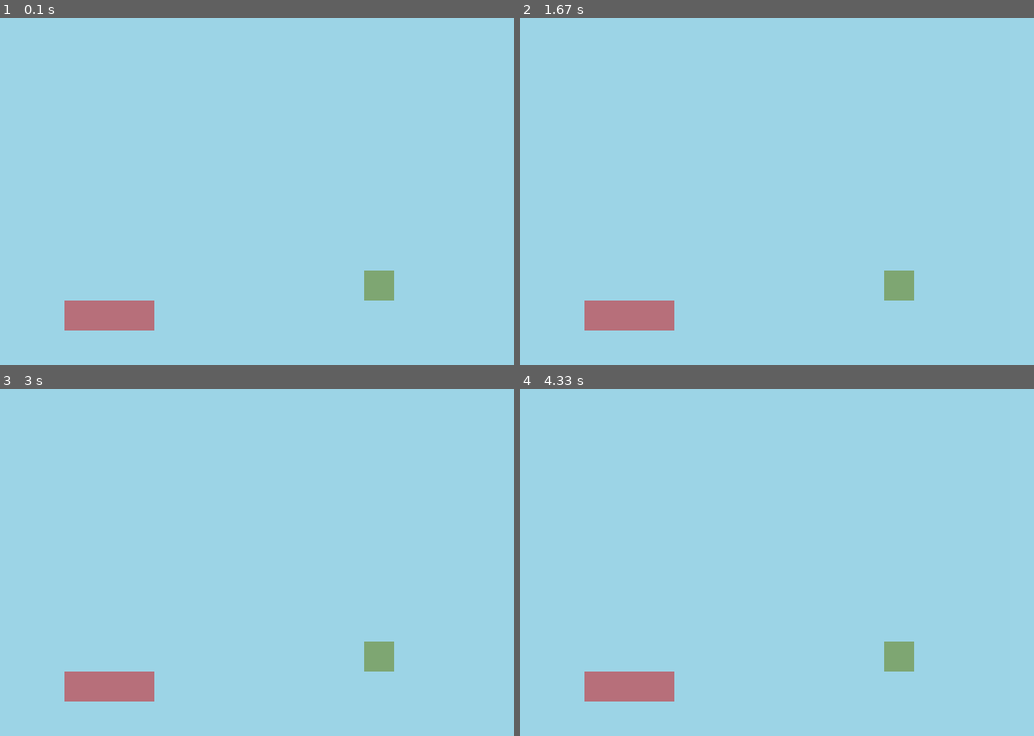
Above: before the commit, frames 1-4 (two rows, left to right).
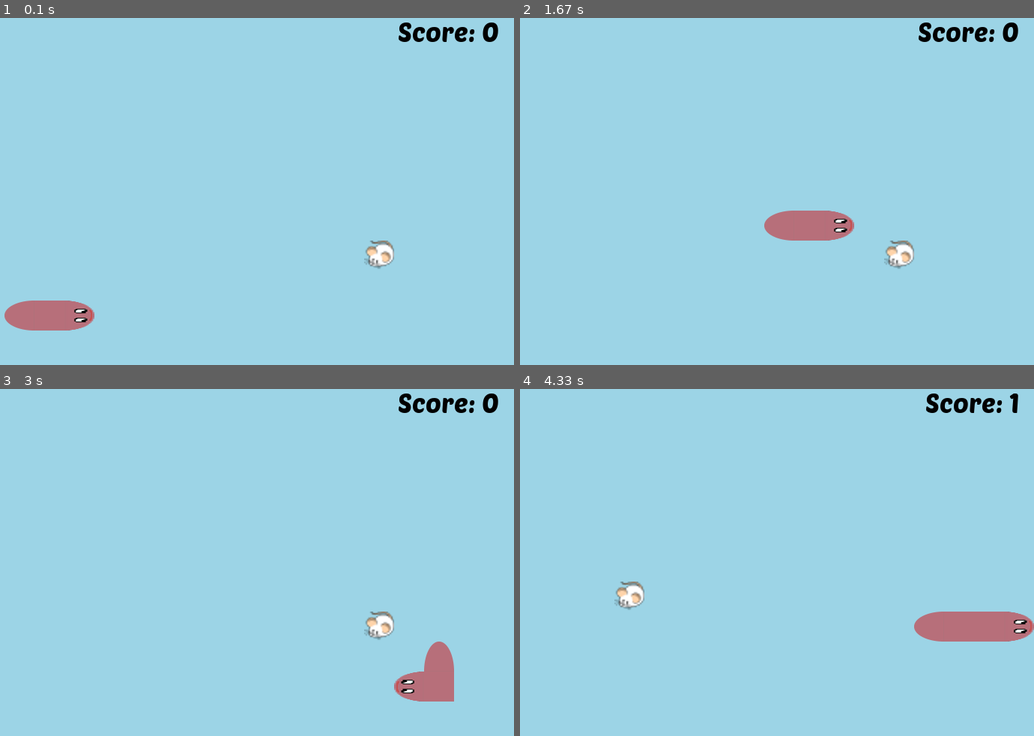
Above: after the commit, the same moments.

Repository: fia42192/pygame
Game: pygame game, started from main.py
Two runs of this game, one before a commit and one after it. Both use one fixed random seed, a clock stepped at 60 frames per second and the inputs below.
Inputs:
- Up to frame 1 (0.1 s): no input
- Up to frame 2 (1.67 s): hold Right 0.33-0.8 s; hold Up 0.83-1.3 s; hold Right from 1.33 s (still down)
- Up to frame 3 (3 s): release Right at 1.8 s; hold Left 1.83-2.37 s; hold Down 2.4-2.7 s; hold Left from 2.73 s (still down)
- Up to frame 4 (4.33 s): release Left at 3.13 s; hold Up 3.17-3.53 s; hold Right 3.57-4.2 s; hold Down from 4.23 s (still down)

The runs differ from the first frame. In frame 1, 3.5% of the frame differs, in the area x 0-97%, y 1-91%; in frame 2, 4.2%; in frame 3, 4.2%; in frame 4, 4.7%, in the area x 12-100%, y 1-91%.

Commit message:
Finální verze

Diff:
--- a/main.py
+++ b/main.py
@@ -8,29 +8,167 @@
 #Had
 class SNAKE:
     def __init__(self):
-        self.body = [Vector2(5, 10), Vector2(6, 10), Vector2(7, 10)]
-
+        self.body = [Vector2(5, 10), Vector2(4, 10), Vector2(3, 10)]
+        self.direction = Vector2(1, 0)
+        self.new_block = False
+        self.score = 0  # Přidání score
+
+        #Směry hlavy hada
+        self.head_up = pg.image.load('head-up.png').convert_alpha()
+        self.head_down = pg.image.load('head-down.png').convert_alpha()
+        self.head_right = pg.image.load('head-right.png').convert_alpha()
+        self.head_left = pg.image.load('head-left.png').convert_alpha()
+
+        #Směry ocasu hada
+        self.tail_up = pg.image.load('tail_down.png').convert_alpha()
+        self.tail_down = pg.image.load('tail_up.png').convert_alpha()
+        self.tail_right = pg.image.load('tail_left.png').convert_alpha()
+        self.tail_left = pg.image.load('tail_right.png').convert_alpha()
+
+    #vykreslení hada
     def draw_snake(self):
-        for body1 in self.body:
-            x_position = int(body1.x * cell_size)
-            y_position = int(body1.y * cell_size)
-            body1_rect = pg.Rect(x_position, y_position, cell_size, cell_size)
-            pg.draw.rect(screen, (183, 111, 122), body1_rect)
+        self.update_head_graphics()
+        self.update_tail_graphics()
+
+        for index, block in enumerate(self.body):
+            x_position = int(block.x * cell_size)
+            y_position = int(block.y * cell_size)
+            block_rect = pg.Rect(x_position, y_position, cell_size, cell_size)
+
+            if index == 0:
+                screen.blit(self.head, block_rect)
+
+            elif index == len(self.body) - 1:
+                screen.blit(self.tail, block_rect)
+
+            else:
+                pg.draw.rect(screen, (183, 111, 122), block_rect)
+
+    #Všechny verze hlavy hada
+    def update_head_graphics(self):
+        head_relation = self.body[1] - self.body[0]
+        if head_relation == Vector2(1, 0):
+            self.head = self.head_left
+        elif head_relation == Vector2(-1, 0):
+            self.head = self.head_right
+        elif head_relation == Vector2(0, 1):
+            self.head = self.head_up
+        elif head_relation == Vector2(0, -1):
+            self.head = self.head_down
+
+    #Všechny verze ocasu
+    def update_tail_graphics(self):
+        tail_relation = self.body[-2] - self.body[-1]
+        if tail_relation == Vector2(1, 0):
+            self.tail = self.tail_left
+        elif tail_relation == Vector2(-1, 0):
+            self.tail = self.tail_right
+        elif tail_relation == Vector2(0, 1):
+            self.tail = self.tail_up
+        elif tail_relation == Vector2(0, -1):
+            self.tail = self.tail_down
+
+    #pohyb hada
+    def body_move(self):
+        body_copy = self.body[:-1]
+        body_copy.insert(0, body_copy[0] + self.direction)
+        self.body = body_copy[:]
+
+    def add_block(self):
+        #poslední blok hada
+        last_block = self.body[-1]
+        #přidání bloku na konec hada
+        self.body.append(Vector2(last_block.x, last_block.y))
+
+    def draw_score(self, screen):  # Přidání parametru screen
+        score_text = "Score: " + str(self.score)  # Přidání textu "Score: " před hodnotu skóre
+        score_surface = pg.font.Font('POETSENONE-REGULAR.TTF', 35).render(score_text, True, (0, 0, 0))  # Použití score_text místo str(self.score)
+        screen_width, _ = screen.get_size()  # Získání rozměrů obrazovky
+        score_rect = score_surface.get_rect(topright = (screen_width - 20, 20))  # Použití šířky obrazovky
+        screen.blit(score_surface, score_rect)
+
+    def eat_food(self, food):  # Předpokládám, že máte funkci pro snězení jídla
+        if self.body[0] == food.position:
+            self.score += 1  # Zvýšení skóre
+            self.new_block = True
+            food.randomize()
 
 #Jídlo
 class FOOD:
     def __init__(self):
         #pozice jídla
-        self.x = random.randint(0, numbers_of_cells - 1)
-        self.y = random.randint(0, numbers_of_cells - 1)
+        self.x = random.randint(0, numbers_of_cells - 1) #random x pozice
+        self.y = random.randint(0, numbers_of_cells - 1) #random y pozice
         self.position = Vector2(self.x, self.y)
 
     def draw_food(self):
         #obdélník s horním rohem na random buňce
         food_rect = pg.Rect(int(self.position.x * cell_size), int(self.position.y * cell_size), cell_size, cell_size)
 
+        screen.blit(mouse, food_rect) #vykreslení myši
+
         #vykreslení obdélníku - kde, barva, co vykreslí
-        pg.draw.rect(screen, (126, 166, 114), food_rect)
+        # pg.draw.rect(screen, (126, 166, 114), food_rect)
+
+    def randomize(self):
+        self.x = random.randint(0, numbers_of_cells - 1) #random x pozice
+        self.y = random.randint(0, numbers_of_cells - 1) #random y pozice
+        self.position = Vector2(self.x, self.y)
+
+
+
+#hra samotná
+class GAME:
+    def __init__(self):
+        self.snake = SNAKE()
+        self.food = FOOD()
+
+    def update(self):
+        self.snake.body_move() #pohyb hada
+        self.check_collision() #kontrola, jestli had narazí na jídlo
+        self.check_crash()  # Kontrola, jestli had narazil na stěnu nebo sám na sebe
+
+    def draw_elements(self):
+        self.food.draw_food()
+        self.snake.draw_snake()
+
+    def check_collision(self):
+        #kontrola, jestli had narazí na jídlo
+        if self.food.position == self.snake.body[0]:
+            self.food.randomize()
+            self.snake.add_block()
+            self.snake.score += 1  # Zvýšení skóre
+
+    def check_crash(self):
+        #Náraz hada na stěnu - kontroluje se x a y souřadnice hada, jestli hlava hada narazí na stěnu
+        if not 0 <= self.snake.body[0].x < numbers_of_cells or not 0 <= self.snake.body[0].y < numbers_of_cells:
+            self.game_over()
+
+        #Náraz hlavy do hada
+        for block in self.snake.body[1:]:
+            if block == self.snake.body[0]:
+                self.game_over()
+
+    def game_over(self):
+        #nastavení fontu a velikosti
+        font = pg.font.Font('KNIGHTWARRIOR-W16N8.OTF', 75)
+        #vytvoření textu
+        text = font.render("GAME OVER", True, (0, 0, 0))
+        #vytvoření obdélníku kolem textu
+        text_rect = text.get_rect()
+        #vycentrování textu
+        text_rect.center = (numbers_of_cells * cell_size // 2, numbers_of_cells * cell_size // 2)
+        #vykreslení textu na obrazovku
+        screen.blit(text, text_rect)
+        #aktualizace obrazovky
+        pg.display.flip()
+        #čekání 3 sekundy před ukončením hry
+        pg.time.wait(3000)
+        pg.quit()
+        sys.exit()
+
+
+
 
 #Velikost buňky (px)
 cell_size = 40
@@ -44,10 +182,23 @@
 #Název hry
 pg.display.set_caption("Snake")
 
+#fps
 time = pg.time.Clock()
 
-food = FOOD()
-snake = SNAKE()
+#jídlo - myš
+mouse = pg.image.load('mouse1.png').convert_alpha()
+
+
+
+food = FOOD() #vytvoření jídla
+snake = SNAKE() #vytvoření hada
+main_game = GAME() #vytvoření hry
+
+#Aktualizace hry
+SCREEN_UPDATE = pg.USEREVENT
+pg.time.set_timer(SCREEN_UPDATE, 150) #časový interval
+
+main_game = GAME()
 
 while True:
     #Zavírání okna
@@ -55,16 +206,38 @@
         if event.type == pg.QUIT:
             pg.quit()
             sys.exit()
+        if event.type == SCREEN_UPDATE:
+            main_game.update()
+
+        #ovládání hada pomocí šipek - změna směru hada změnou vektoru (souřadnice x a y)
+        if event.type == pg.KEYDOWN:
+            if event.key == pg.K_UP:
+                #změna směru hada - pokud had jede dolů, nemůže jet nahoru - stejně tak u dalších podminek
+                if main_game.snake.direction.y != 1:
+                    main_game.snake.direction = Vector2(0, -1)
+            if event.key == pg.K_DOWN:
+                if main_game.snake.direction.y != -1:
+                    main_game.snake.direction = Vector2(0, 1)
+            if event.key == pg.K_LEFT:
+                if main_game.snake.direction.x != 1:
+                    main_game.snake.direction = Vector2(-1, 0)
+            if event.key == pg.K_RIGHT:
+                if main_game.snake.direction.x != -1:
+                    main_game.snake.direction = Vector2(1, 0)
+    if snake.eat_food(food):  # Kontrola, zda had snědl jídlo
+        snake.add_block()  # Přidání bloku k hadovi
+
 
     #barva pozadí
     screen.fill((156, 212, 230))
 
-    #vykreslení hada a jídla
-    food.draw_food()
-    snake.draw_snake()
+    main_game.draw_elements()
+
+    main_game.snake.draw_score(screen)  # Vykreslení skóre
 
     #Neustále aktualizuje okno
     pg.display.update()
 
     #fps
     time.tick(60)
+    snake.draw_score(screen)  # Vykreslení skóre
Binary file added: KNIGHTWARRIOR-W16N8.OTF
Binary file added: POETSENONE-REGULAR.TTF
Binary file added: head-down.png
Binary file added: head-left.png
Binary file added: head-right.png
Binary file added: head-up.png
Binary file added: mouse.png
Binary file added: mouse1.png
Binary file added: tail_down.png
Binary file added: tail_left.png
Binary file added: tail_right.png
Binary file added: tail_up.png
(and 1 more such lines)
